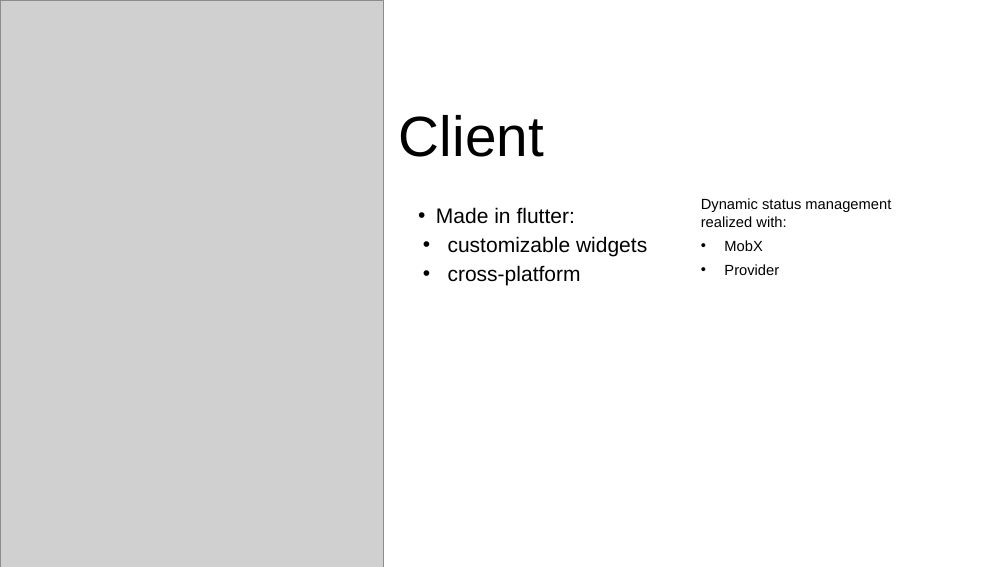
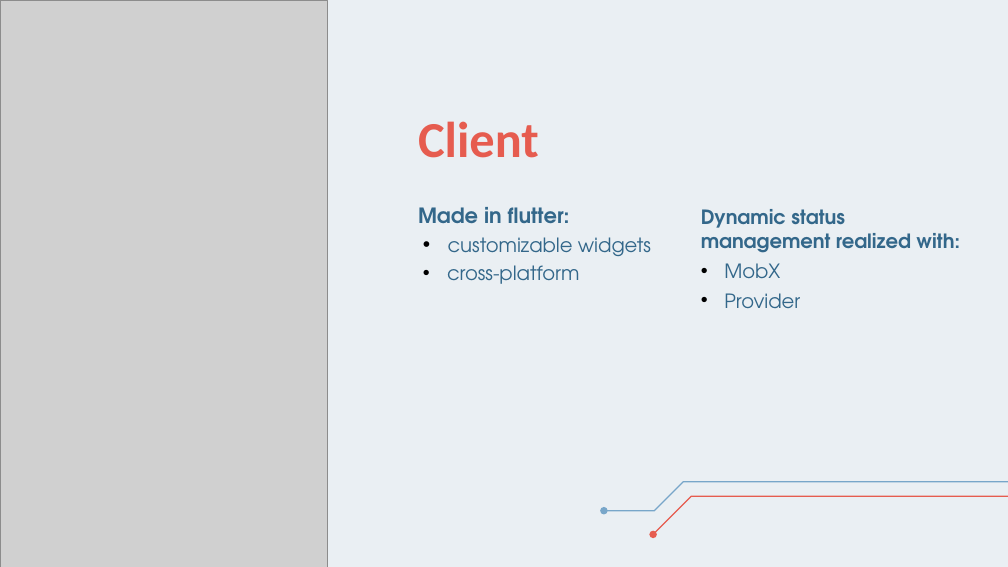
Before and after one commit to Ciuse/Bealthy_app, a slide deck: slide 6 of Presentazione/Presentazione Bealthy.pptx. Drawn at 1008x567 pixels with LibreOffice and Linux fonts; fonts in the diff are those of the drawing; grey boxes stand for pictures. Boxes give left, top, right and bottom in pixels: in the first picture for what was removed or moved away, otherwise in the second. Text is boxed around its words. In the diff, an @@ line names an element or a change of style, - is before the commit and + after.

```diff
--- a/Presentazione/Presentazione Bealthy.pptx
+++ b/Presentazione/Presentazione Bealthy.pptx
@@ background #FFFFFF to #EAEFF3 @@
@@ picture: place and size @@
-picture at (0, 0, 383, 567)
+picture at (0, 0, 328, 567)
@@ text "Client": place and size @@
-text "Client" at (399, 115, 544, 157)
+text "Client" at (418, 121, 539, 158)
@@ text "Client" at (418, 121, 539, 158): size 54 to 48 pt, font Arial to Calibri, text colour #000000 to #E65C4F, bold on @@
@@ text "Made in flutter:" at (418, 207, 651, 284): font Arial to TeX Gyre Adventor, text colour #000000 to #33678A; bold on in "Made in flutter:"; size 20 to 18.7 pt in "customizable widgets", "cross-platform"; bullet • to none @@
@@ text "Dynamic status management realized with:": place and size @@
-text "Dynamic status management realized with:" at (701, 198, 891, 275)
+text "Dynamic status management realized with:" at (701, 209, 960, 308)
@@ text "Dynamic status management realized with:" at (701, 209, 960, 308): size 14 to 18.7 pt, font Arial to TeX Gyre Adventor, text colour #000000 to #33678A; bold on in "Dynamic status management realized with:" @@
@@ group added at (600, 481, 1008, 538): 4 freeform shapes @@
```
Also in this commit, not shown: 2 other slides changed, 25 other files.
